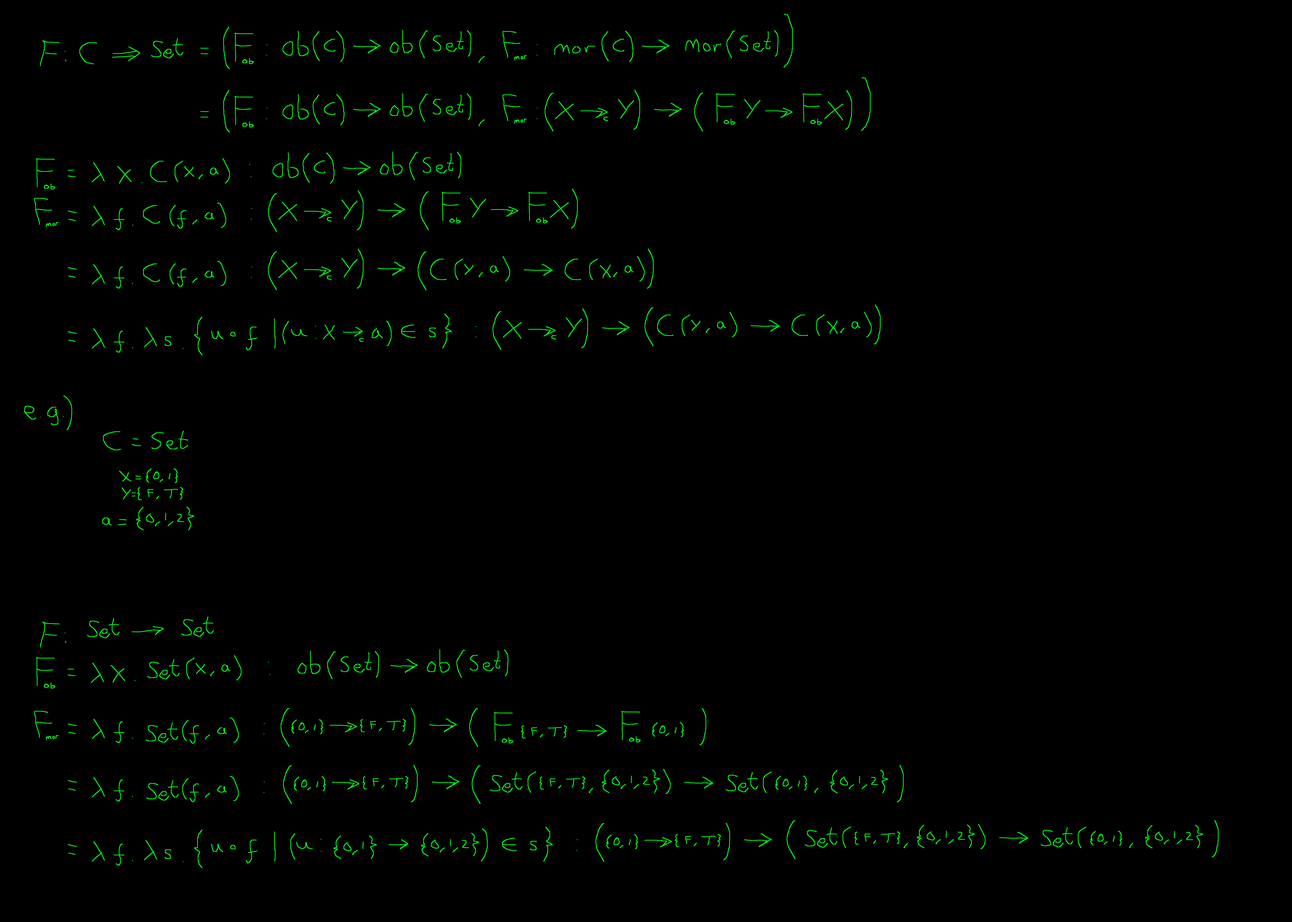
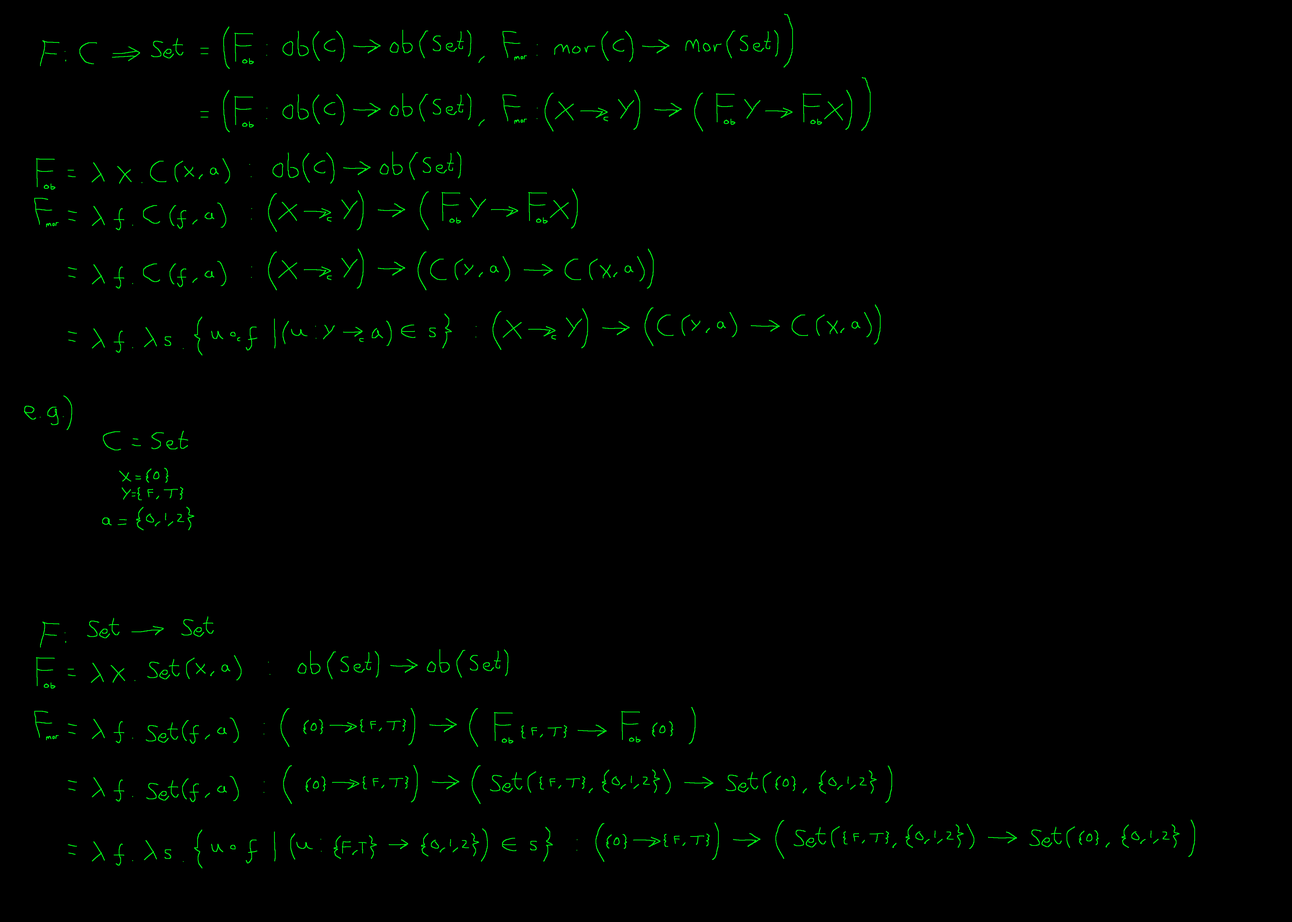
Layered file, before and after one edit (1292x922). Changes by layer:
painted on "Pasted Layer" over (159, 333, 1219, 861)
